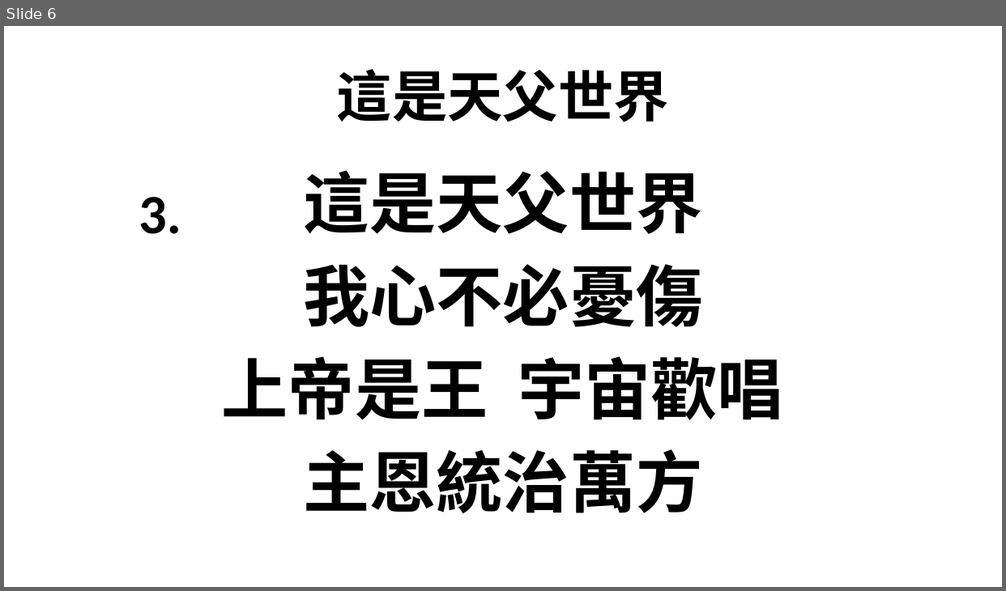
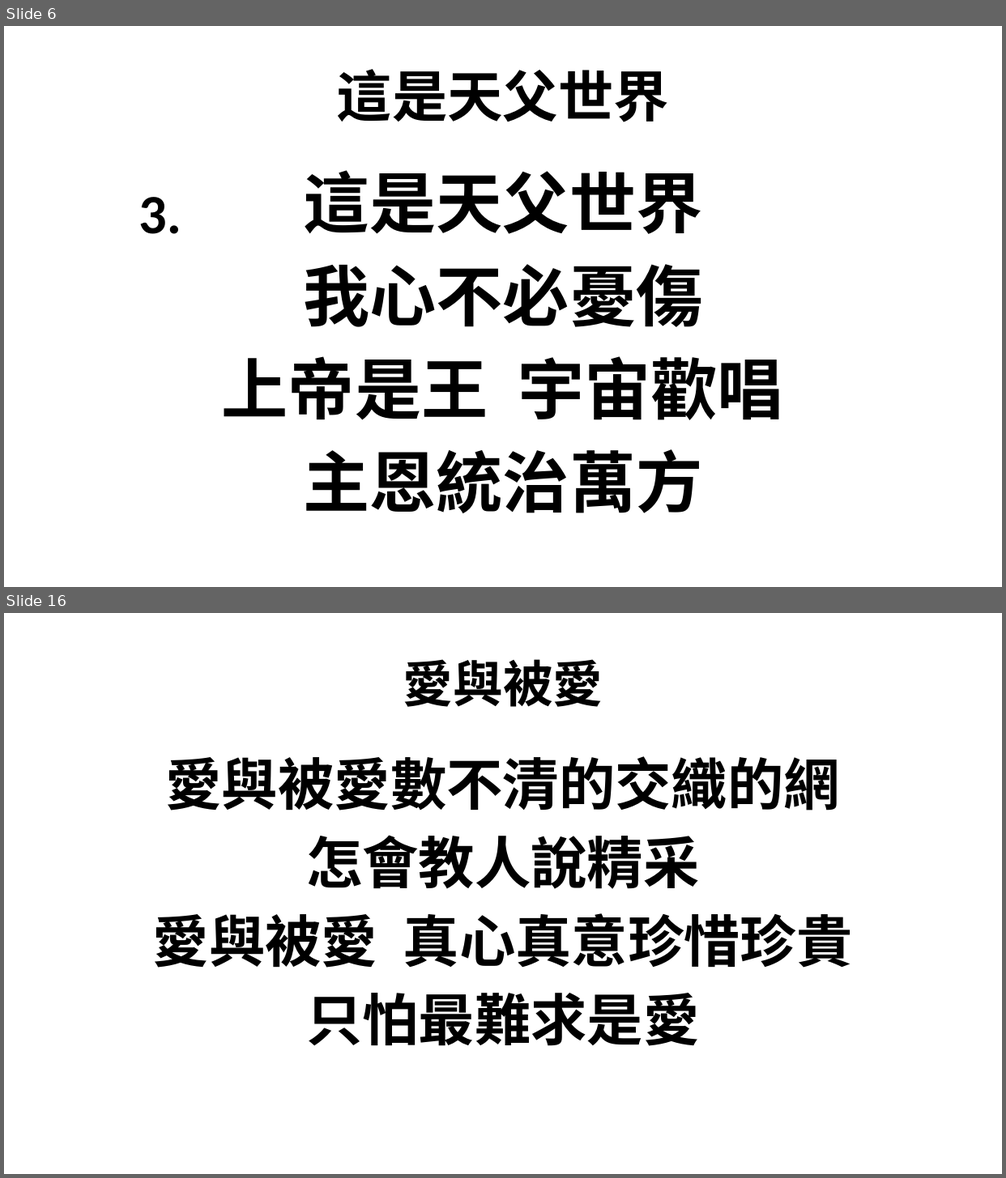
Before and after one commit to batisuoc/bible-school, a slide deck: 2020/10月.pptx. Shown one above the other, each under a label of ours: slide 6 before the commit, slides 6 and 16 after it; the slides between them are not shown. The pictures are 1006x591 and 1006x1178 pixels, drawn with LibreOffice and Linux fonts; fonts in the diff are those of the drawing; background and template pictures are left out. Boxes give left, top, right and bottom in pixels: in the first picture for what was removed or moved away, otherwise in the second. Text is boxed around its words. In the diff, an @@ line names an element or a change of style, - is before the commit and + after.

```diff
--- a/2020/10月.pptx
+++ b/2020/10月.pptx
@@ slide 16 added at bbox=[4, 613, 1002, 1174], background picture (left out) @@
@@ title added at bbox=[403, 659, 603, 707], 36 pt, text #000000, bold @@
+愛與被愛
@@ text added at bbox=[153, 756, 853, 1046], 40.5 pt, text #000000, bold @@
+愛與被愛數不清的交織的網
+怎會教人說精采
+愛與被愛 真心真意珍惜珍貴
+只怕最難求是愛
```
Also in this commit, not shown: 18 other slides added.
